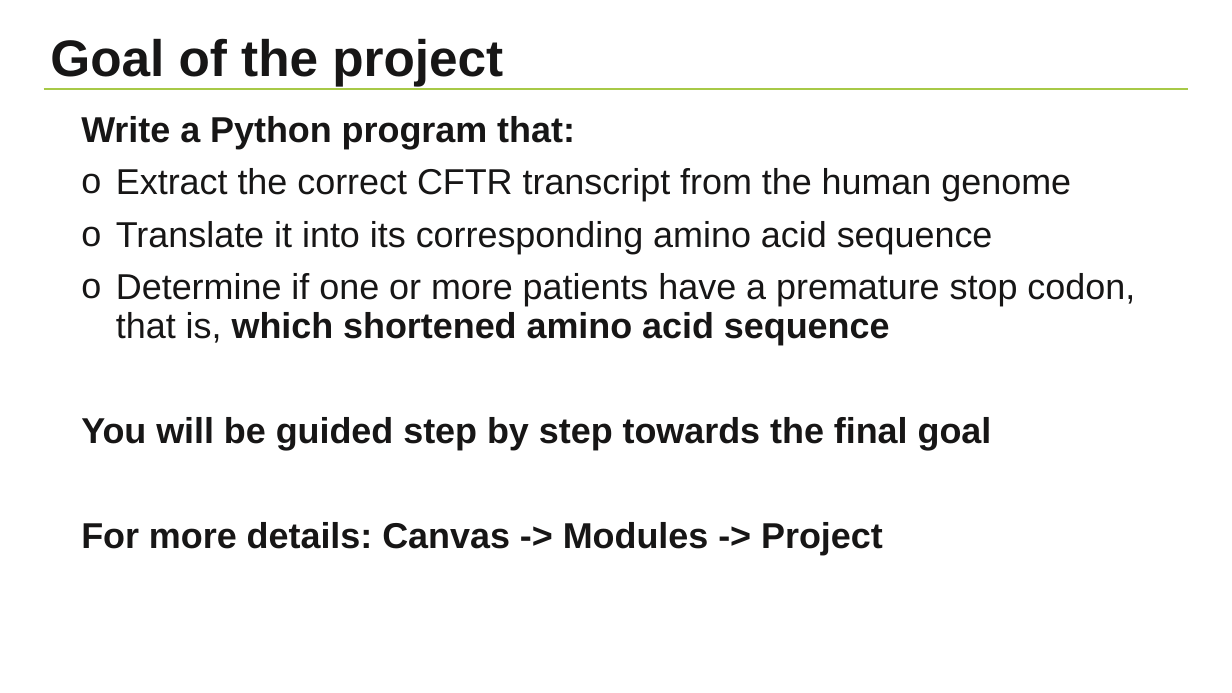
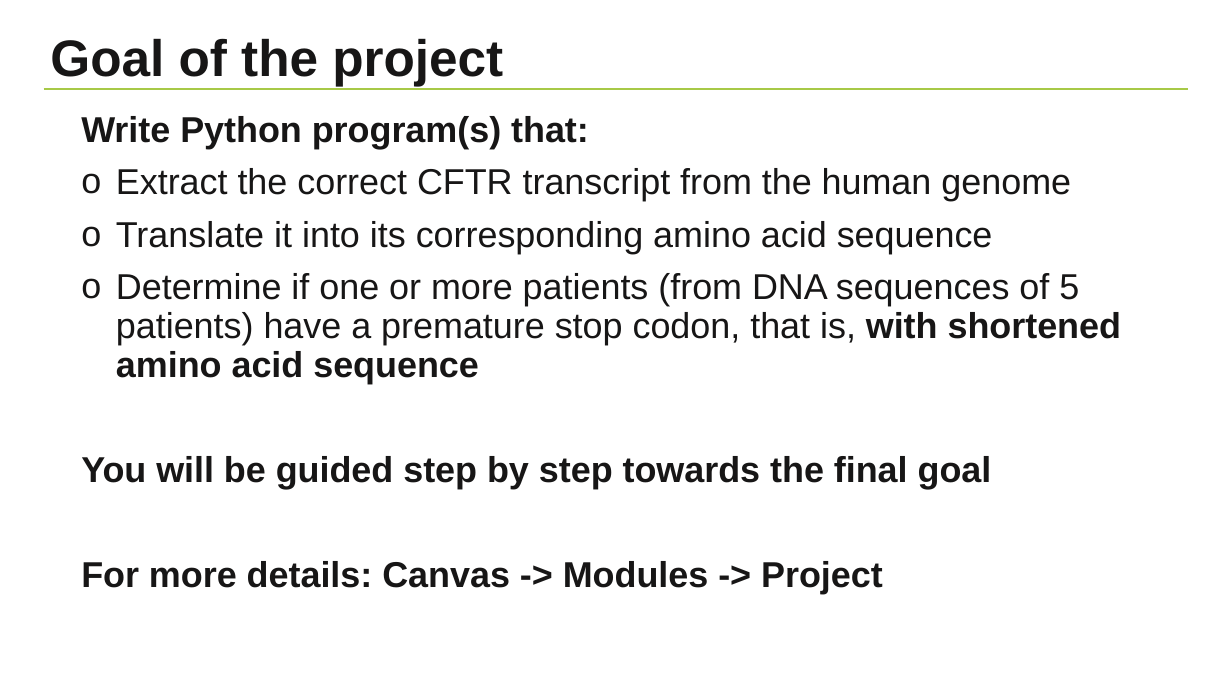
Before and after one commit to NBISweden/workshop-python, a slide deck: slide 6 of lectures/Project.pptx. Drawn at 1232x693 pixels with LibreOffice and Linux fonts; fonts in the diff are those of the drawing; background and template pictures are left out. Boxes give left, top, right and bottom in pixels: in the first picture for what was removed or moved away, otherwise in the second. Text is boxed around its words. In the diff, an @@ line names an element or a change of style, - is before the commit and + after.

Commit message:
feat(ht26): update project presentation

```diff
--- a/lectures/Project.pptx
+++ b/lectures/Project.pptx
@@ text at [81, 116, 589, 149]: text changed @@
-Write a Python program that:
+Write Python program(s) that:
@@ text at [116, 273, 1121, 384]: text changed @@
-o Determine if one or more patients have a premature stop codon, that is, which shortened amino acid sequence
+o Determine if one or more patients (from DNA sequences of 5 patients) have a premature stop codon, that is, with shortened amino acid sequence
```
Also in this commit, not shown: 3 other slides changed, 1 other file.
